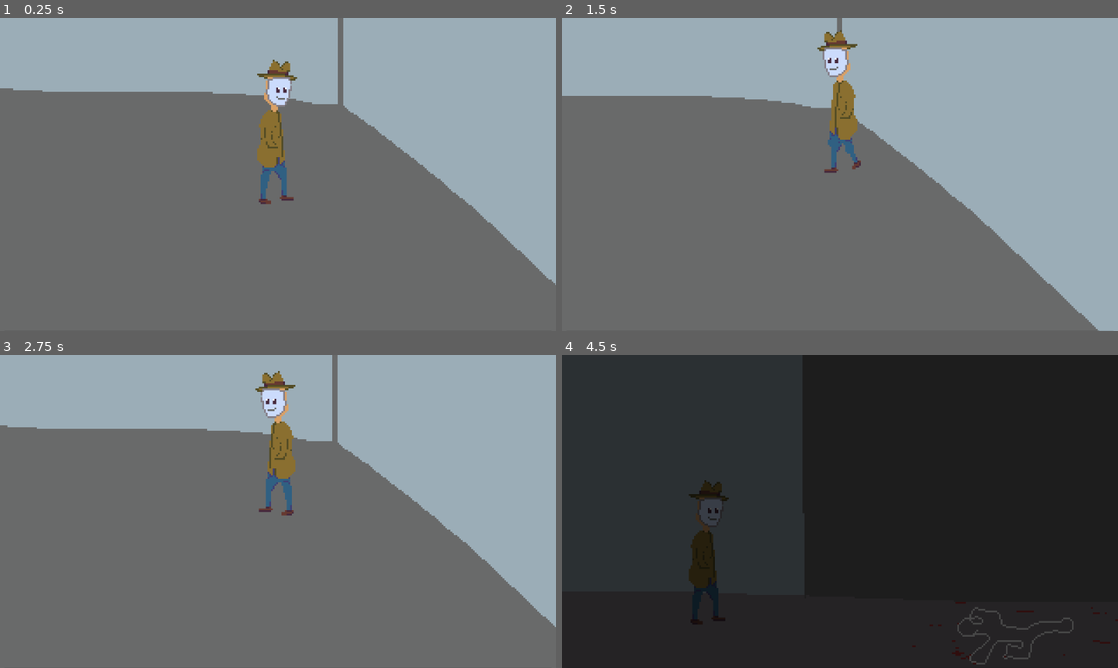
Above: before the commit, frames 1-4 (two rows, left to right).
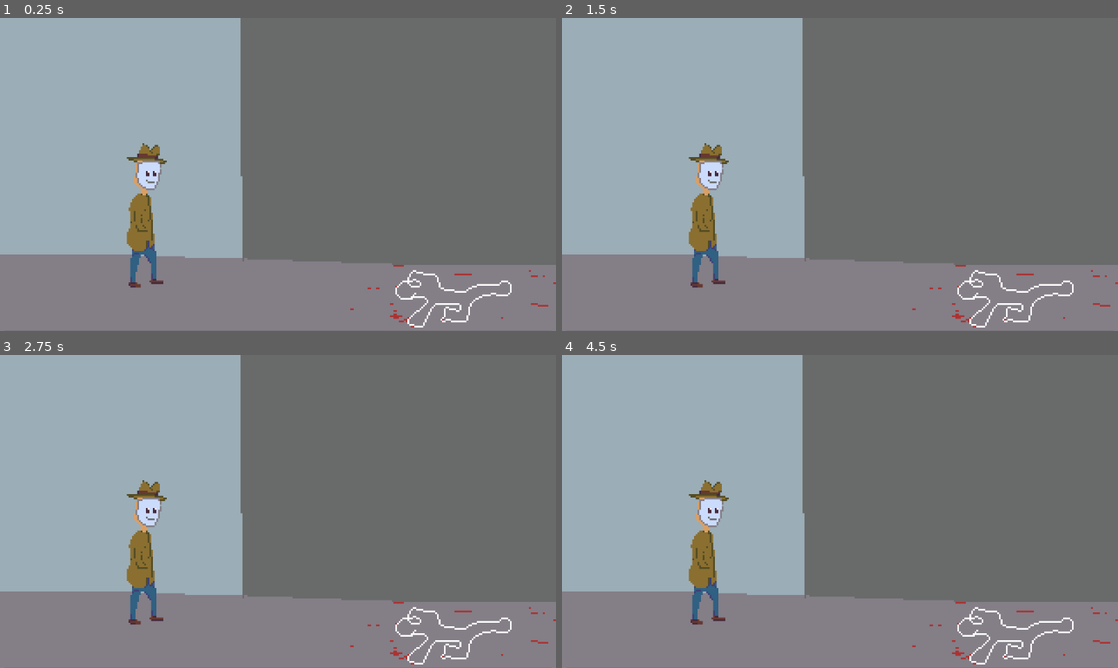
Above: after the commit, the same moments.

Repository: TerjeBallestad/pespi-mask
Game: Godot game, scene res://scenes/outside.tscn
Same seed, same stepped clock (60 frames per second), same inputs: the game is played once before the commit and once after it. Before the commit the project starts from res://scenes/lobby.tscn. Sound files missing from this copy of the repository are replaced by a short silence.
Inputs (mouse positions are in pixels of both pictures, inside the frame that each line leads up to):
- Up to frame 1 (0.25 s): no input
- Up to frame 2 (1.5 s): tap Enter at 0.5 s; move the mouse to (962, 158) at 0.52 s; click (962, 158) at 0.67 s; tap Space at 1.25 s; move the mouse to (728, 190) at 1.27 s; click (728, 190) at 1.42 s
- Up to frame 3 (2.75 s): tap Enter at 2 s; move the mouse to (333, 442) at 2.02 s; click (333, 442) at 2.17 s
- Up to frame 4 (4.5 s): tap Space at 2.75 s; move the mouse to (812, 574) at 2.77 s; click (812, 574) at 2.92 s; tap Enter at 3.5 s; move the mouse to (562, 664) at 3.52 s; click (562, 664) at 3.67 s; move the mouse to (795, 417) at 4.27 s; click (795, 417) at 4.42 s

The runs differ from the first frame. In frame 1, 72% of the frame differs, in the area x 0-100%, y 0-100%; in frame 2, 78%; in frame 3, 72%; in frame 4, 100%.

Commit message:
Build time lol

Diff:
--- a/assets/dialog/json-dialog/storybeat_2/dx-overachiever-beat_2-filtered.json
+++ b/assets/dialog/json-dialog/storybeat_2/dx-overachiever-beat_2-filtered.json
@@ -2,10 +2,8 @@
 	"speaker" : "Brother",
 	"portrait" : "res://sprites/portrait-neighbor.png",
 	"entries" : [
-		{"text" : "Hm? What's that?"},
-		{"text" : "Sorry, I was thinking about which hobby to pick up next."},
-		{"text" : "Last week I mastered golf, and the week before, I made a really good game in Godot."},
-		{"text" : "Want to see?"},
-		{"text" : "No? :("}
+		{"text" : "I updated my Godot game while you were down in the basement."},
+		{"text" : "It can connect to your mask now, emitting scents directly into you nostrils while you play."},
+		{"text" : "Give me your deets and I'll send you a build, ok?"}
 	]
 }
--- a/assets/dialog/json-dialog/storybeat_2/dx-retiree-beat_2-filtered.json
+++ b/assets/dialog/json-dialog/storybeat_2/dx-retiree-beat_2-filtered.json
@@ -4,6 +4,7 @@
 	"entries" : [
 		{"text" : "Did you like my piece of candy?"},
 		{"text" : "Is good, right?"},
-		{"text" : "...right?"}
+		{"text" : "...right?"},
+		{"text" : "Yeah..."}
 	]
 }
--- a/project.godot
+++ b/project.godot
@@ -15,7 +15,7 @@
 [application]
 
 config/name="Pespi Mask"
-run/main_scene="uid://cx216ljjyegsg"
+run/main_scene="uid://df2tf1fcc2wbb"
 config/features=PackedStringArray("4.6", "GL Compatibility")
 config/icon="res://icon.svg"
 
--- a/scenes/basement.tscn
+++ b/scenes/basement.tscn
@@ -18,6 +18,18 @@
 [node name="Sprite2D" type="Sprite2D" parent="." unique_id=572774069]
 texture = ExtResource("1_wvfle")
 
+[node name="PepsiMask" type="Area2D" parent="." unique_id=636430246 groups=["clickableObject"]]
+position = Vector2(-88, 33)
+script = ExtResource("5_1ctny")
+
+[node name="Sprite2D" type="Sprite2D" parent="PepsiMask" unique_id=786042780]
+texture = ExtResource("6_kmq6a")
+metadata/_edit_lock_ = true
+
+[node name="CollisionShape2D" type="CollisionShape2D" parent="PepsiMask" unique_id=1826610741]
+shape = SubResource("CircleShape2D_e0dxi")
+metadata/_edit_lock_ = true
+
 [node name="Protagonist" parent="." unique_id=1841742184 instance=ExtResource("2_etyrx")]
 position = Vector2(45, 89)
 
@@ -33,20 +45,8 @@
 polygon = PackedVector2Array(-141, 48, -216, 120, 256, 123, 193, 44)
 
 [node name="ExitToHallway" parent="." unique_id=1799794208 instance=ExtResource("3_exit")]
-position = Vector2(-190, 53)
+position = Vector2(-178, 40)
 target_scene = "res://scenes/lobby.tscn"
-
-[node name="PepsiMask" type="Area2D" parent="." unique_id=636430246 groups=["clickableObject"]]
-position = Vector2(-117, 36)
-script = ExtResource("5_1ctny")
-
-[node name="Sprite2D" type="Sprite2D" parent="PepsiMask" unique_id=786042780]
-texture = ExtResource("6_kmq6a")
-metadata/_edit_lock_ = true
-
-[node name="CollisionShape2D" type="CollisionShape2D" parent="PepsiMask" unique_id=1826610741]
-shape = SubResource("CircleShape2D_e0dxi")
-metadata/_edit_lock_ = true
 
 [node name="AudioStreamPlayer" type="AudioStreamPlayer" parent="." unique_id=203543706]
 stream = ExtResource("7_e0dxi")
--- a/scenes/hallway.tscn
+++ b/scenes/hallway.tscn
@@ -3,13 +3,24 @@
 [ext_resource type="Texture2D" uid="uid://diqv3l68slsaa" path="res://sprites/hall.png" id="1_owcqv"]
 [ext_resource type="PackedScene" uid="uid://iyl2b2hg026c" path="res://scenes/objects/protagonist.tscn" id="2_protag"]
 [ext_resource type="PackedScene" uid="uid://dpoq815ist814" path="res://scenes/navigation/exit_point.tscn" id="3_exit"]
-[ext_resource type="Script" uid="uid://b0nkgpaw424r1" path="res://scripts/camera_movement.gd" id="4_cam"]
+[ext_resource type="Script" path="res://scripts/camera_movement.gd" id="4_cam"]
 [ext_resource type="PackedScene" uid="uid://p1avxbudm00a" path="res://scenes/ui/ui.tscn" id="5_1k2v8"]
+[ext_resource type="Texture2D" uid="uid://bf7la58gmx41l" path="res://sprites/pepsi-man.png" id="6_txc3n"]
+[ext_resource type="Script" uid="uid://dix121h46yokc" path="res://scripts/npc.gd" id="7_nlnob"]
+[ext_resource type="PackedScene" uid="uid://cvafxmihkjc45" path="res://scenes/objects/npcs/retiree.tscn" id="8_w57m6"]
+
+[sub_resource type="RectangleShape2D" id="RectangleShape2D_drbwl"]
+size = Vector2(26, 83)
 
 [node name="Hallway" type="Node2D" unique_id=681593649]
 
 [node name="Sprite2D" type="Sprite2D" parent="." unique_id=62199661]
 texture = ExtResource("1_owcqv")
+
+[node name="Sprite2D2" type="Sprite2D" parent="." unique_id=740197623]
+position = Vector2(90, -44.000004)
+scale = Vector2(0.15964848, 0.09362139)
+texture = ExtResource("6_txc3n")
 
 [node name="Protagonist" parent="." unique_id=275804515 instance=ExtResource("2_protag")]
 position = Vector2(0, 60)
@@ -34,3 +45,17 @@
 target_scene = "res://scenes/victim-apartment.tscn"
 
 [node name="CanvasLayer" parent="." unique_id=1451279979 instance=ExtResource("5_1k2v8")]
+
+[node name="Npc2" type="Area2D" parent="." unique_id=1096983450]
+position = Vector2(150, 98)
+script = ExtResource("7_nlnob")
+normal_dialog_path = "res://assets/dialog/json-dialog/storybeat_1/dx-retiree-beat_1-filtered.json"
+pepsi_dialog_path = "res://assets/dialog/json-dialog/storybeat_2/dx-retiree-beat_2-unfiltered.json"
+metadata/_custom_type_script = "uid://dix121h46yokc"
+
+[node name="Retiree" parent="Npc2" unique_id=908568966 instance=ExtResource("8_w57m6")]
+position = Vector2(-244, -69)
+
+[node name="CollisionShape2D" type="CollisionShape2D" parent="Npc2" unique_id=877113921]
+position = Vector2(-1, -37.5)
+shape = SubResource("RectangleShape2D_drbwl")
--- a/scenes/lobby.tscn
+++ b/scenes/lobby.tscn
@@ -1,8 +1,6 @@
 [gd_scene format=3 uid="uid://cx216ljjyegsg"]
 
 [ext_resource type="Texture2D" uid="uid://dttetynref6pg" path="res://sprites/lobby.png" id="1_o1atq"]
-[ext_resource type="PackedScene" uid="uid://dtbesobclkmyj" path="res://scenes/objects/npcs/overachiever.tscn" id="2_nqcc7"]
-[ext_resource type="PackedScene" uid="uid://cvafxmihkjc45" path="res://scenes/objects/npcs/retiree.tscn" id="3_pc087"]
 [ext_resource type="Script" uid="uid://dix121h46yokc" path="res://scripts/npc.gd" id="4_07nfq"]
 [ext_resource type="PackedScene" uid="uid://6w75cc8gomib" path="res://scenes/objects/npcs/influencer.tscn" id="4_apkv3"]
 [ext_resource type="PackedScene" uid="uid://iyl2b2hg026c" path="res://scenes/objects/protagonist.tscn" id="5_pc087"]
@@ -11,12 +9,6 @@
 [ext_resource type="PackedScene" uid="uid://p1avxbudm00a" path="res://scenes/ui/ui.tscn" id="10_oipnb"]
 [ext_resource type="AudioStream" uid="uid://bl8ue8baeawci" path="res://audio/music/GGJ26 - Music - Muzak.ogg" id="10_yad6j"]
 
-[sub_resource type="RectangleShape2D" id="RectangleShape2D_07nfq"]
-size = Vector2(24, 73)
-
-[sub_resource type="RectangleShape2D" id="RectangleShape2D_oipnb"]
-size = Vector2(26, 83)
-
 [sub_resource type="RectangleShape2D" id="RectangleShape2D_yad6j"]
 size = Vector2(28, 82)
 
@@ -24,32 +16,6 @@
 
 [node name="Sprite2D" type="Sprite2D" parent="." unique_id=2074024614]
 texture = ExtResource("1_o1atq")
-
-[node name="Npc" type="Area2D" parent="." unique_id=1358927776]
-position = Vector2(-16, 18)
-script = ExtResource("4_07nfq")
-normal_dialog_path = "res://assets/dialog/json-dialog/storybeat_2/dx-overachiever-beat_2-filtered.json"
-pepsi_dialog_path = "res://assets/dialog/json-dialog/storybeat_2/dx-overachiever-beat_2-unfiltered.json"
-metadata/_custom_type_script = "uid://dix121h46yokc"
-
-[node name="Overachiever" parent="Npc" unique_id=845319300 instance=ExtResource("2_nqcc7")]
-
-[node name="CollisionShape2D" type="CollisionShape2D" parent="Npc" unique_id=1912933863]
-position = Vector2(-2, -35.5)
-shape = SubResource("RectangleShape2D_07nfq")
-
-[node name="Npc2" type="Area2D" parent="." unique_id=659302877]
-position = Vector2(-206, 100)
-script = ExtResource("4_07nfq")
-normal_dialog_path = "res://assets/dialog/json-dialog/storybeat_1/dx-retiree-beat_1-filtered.json"
-pepsi_dialog_path = "res://assets/dialog/json-dialog/storybeat_2/dx-retiree-beat_2-unfiltered.json"
-metadata/_custom_type_script = "uid://dix121h46yokc"
-
-[node name="Retiree" parent="Npc2" unique_id=908568966 instance=ExtResource("3_pc087")]
-
-[node name="CollisionShape2D" type="CollisionShape2D" parent="Npc2" unique_id=2126887004]
-position = Vector2(-1, -37.5)
-shape = SubResource("RectangleShape2D_oipnb")
 
 [node name="InfluencerNPC" type="Area2D" parent="." unique_id=1063762653 groups=["clickableObject"]]
 position = Vector2(-149, 6)
--- a/scenes/navigation/exit_point.tscn
+++ b/scenes/navigation/exit_point.tscn
@@ -3,13 +3,14 @@
 [ext_resource type="Script" uid="uid://cnf6vbfb8p1oi" path="res://scripts/navigation/exit_point.gd" id="1_exit"]
 
 [sub_resource type="RectangleShape2D" id="RectangleShape2D_exit1"]
-size = Vector2(30, 60)
+size = Vector2(42, 82)
 
 [node name="ExitPoint" type="Area2D" unique_id=1353387834 node_paths=PackedStringArray("walk_target")]
 script = ExtResource("1_exit")
 walk_target = NodePath("WalkTarget")
 
 [node name="CollisionShape2D" type="CollisionShape2D" parent="." unique_id=767489944]
+position = Vector2(6, 11)
 shape = SubResource("RectangleShape2D_exit1")
 
 [node name="WalkTarget" type="Marker2D" parent="." unique_id=987426399]
--- a/scenes/objects/protagonist.tscn
+++ b/scenes/objects/protagonist.tscn
@@ -8,13 +8,14 @@
 
 [node name="Protagonist" type="CharacterBody2D" unique_id=322512914 groups=["player"]]
 script = ExtResource("1_2cm76")
+speed = 200
 
 [node name="AnimatedSprite2D" type="AnimatedSprite2D" parent="." unique_id=1759555526]
 texture_filter = 1
 position = Vector2(-1, -44)
 sprite_frames = ExtResource("2_2cm76")
 animation = &"walk"
-frame = 4
+frame = 3
 frame_progress = 0.59178287
 metadata/_aseprite_wizard_interface_config_ = {
 "animation_section": true,
--- a/scenes/victim-apartment.tscn
+++ b/scenes/victim-apartment.tscn
@@ -5,6 +5,11 @@
 [ext_resource type="PackedScene" uid="uid://dpoq815ist814" path="res://scenes/navigation/exit_point.tscn" id="3_exit"]
 [ext_resource type="Script" path="res://scripts/camera_movement.gd" id="4_cam"]
 [ext_resource type="PackedScene" uid="uid://p1avxbudm00a" path="res://scenes/ui/ui.tscn" id="5_7tnoc"]
+[ext_resource type="Script" uid="uid://dix121h46yokc" path="res://scripts/npc.gd" id="6_45o2n"]
+[ext_resource type="PackedScene" uid="uid://dtbesobclkmyj" path="res://scenes/objects/npcs/overachiever.tscn" id="7_v8t0k"]
+
+[sub_resource type="RectangleShape2D" id="RectangleShape2D_o0jmi"]
+size = Vector2(24, 73)
 
 [node name="VictimApartment" type="Node2D" unique_id=549744487]
 
@@ -30,3 +35,16 @@
 target_scene = "res://scenes/hallway.tscn"
 
 [node name="CanvasLayer" parent="." unique_id=1451279979 instance=ExtResource("5_7tnoc")]
+
+[node name="Npc" type="Area2D" parent="." unique_id=661931882]
+position = Vector2(-113, 43)
+script = ExtResource("6_45o2n")
+normal_dialog_path = "res://assets/dialog/json-dialog/storybeat_2/dx-overachiever-beat_2-filtered.json"
+pepsi_dialog_path = "res://assets/dialog/json-dialog/storybeat_2/dx-overachiever-beat_2-unfiltered.json"
+metadata/_custom_type_script = "uid://dix121h46yokc"
+
+[node name="Overachiever" parent="Npc" unique_id=845319300 instance=ExtResource("7_v8t0k")]
+
+[node name="CollisionShape2D" type="CollisionShape2D" parent="Npc" unique_id=363331465]
+position = Vector2(-2, -35.5)
+shape = SubResource("RectangleShape2D_o0jmi")
Binary file changed: sprites/basement.png
Binary file changed: sprites/lobby.png
Binary file added: sprites/pepsi-man.png
Not shown, added: sprites/pepsi-man.png.import
